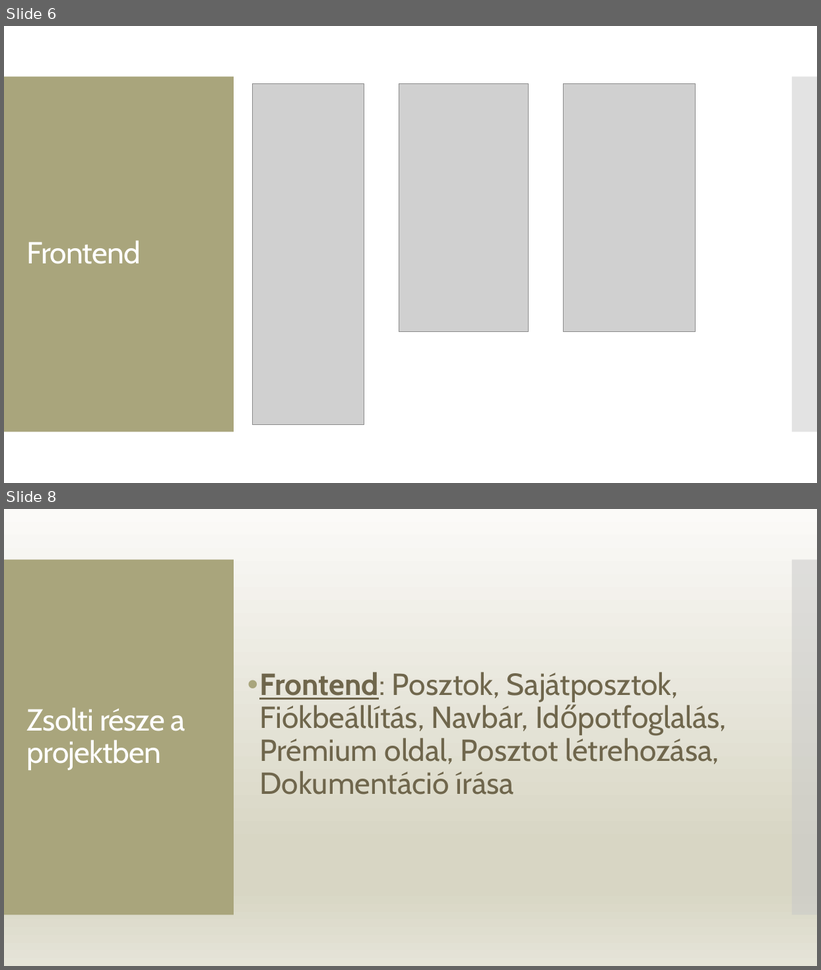
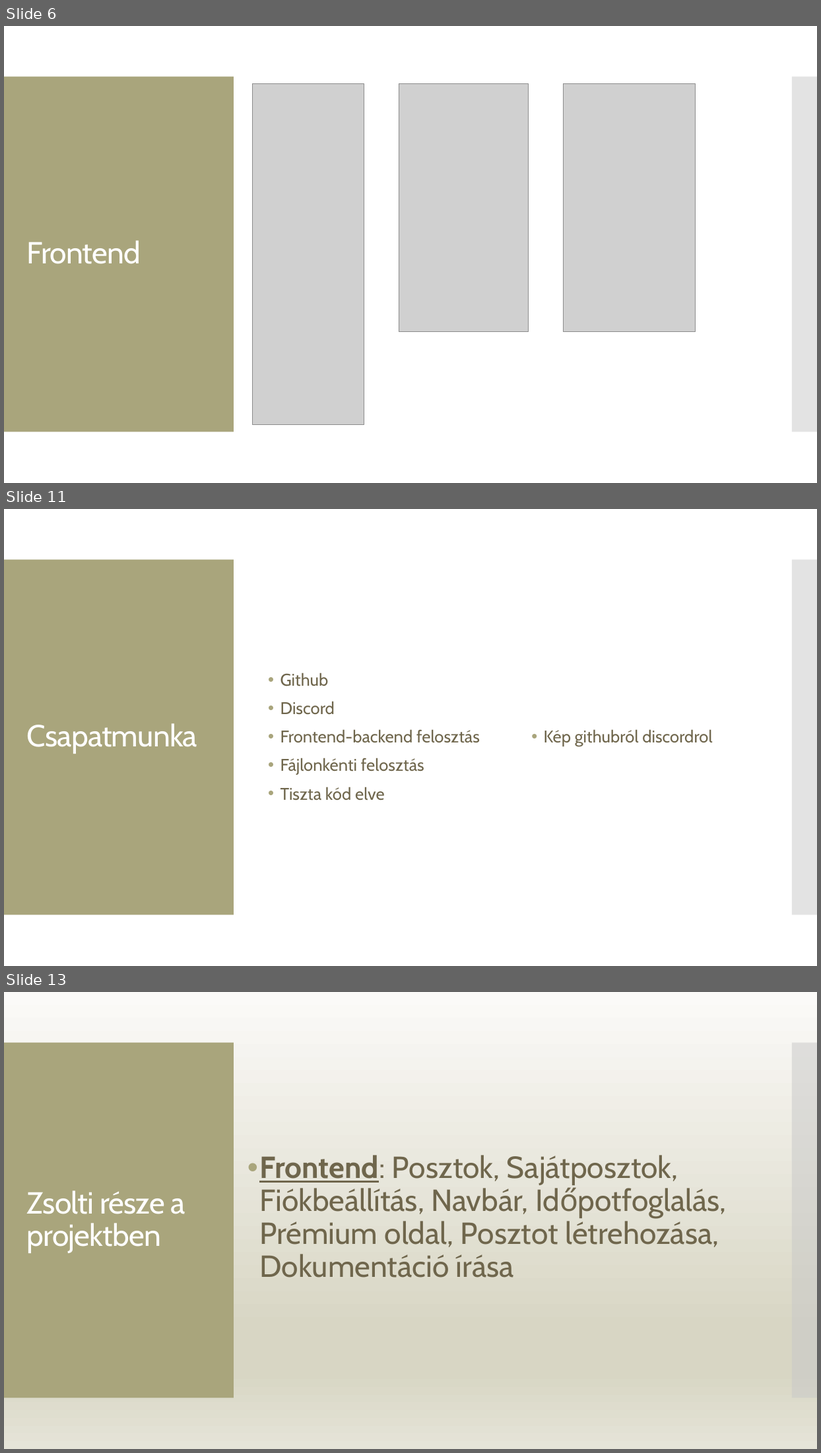
Before and after one commit to ramhap00/ramhapgergo, a slide deck: prezentáció.pptx. Shown one above the other, each under a label of ours: slides 6 and 8 before the commit, slides 6, 11 and 13 after it; the slides between them are not shown. The pictures are 821x970 and 821x1453 pixels, drawn with LibreOffice and Linux fonts; fonts in the diff are those of the drawing; grey boxes stand for pictures. Boxes give left, top, right and bottom in pixels: in the first picture for what was removed or moved away, otherwise in the second. Text is boxed around its words. In the diff, an @@ line names an element or a change of style, - is before the commit and + after.

```diff
--- a/prezentáció.pptx
+++ b/prezentáció.pptx
@@ slide 11 added at (x1=4, y1=509, x2=817, y2=966), background #FFFFFF; not listed: 2 template elements that a slide beside it also shows @@
@@ text added at (x1=281, y1=673, x2=480, y2=801), 20 pt, text #6F664C @@
+• Github
+• Discord
+• Frontend-backend felosztás
+• Fájlonkénti felosztás
+• Tiszta kód elve
@@ title added at (x1=27, y1=723, x2=197, y2=754), 36 pt, text #FFFFFF @@
+Csapatmunka
@@ text added at (x1=544, y1=729, x2=712, y2=747), 20 pt, text #6F664C @@
+• Kép githubról discordrol
@@ what was slide 8 is now slide 13 @@
```
Also in this commit, not shown: 5 other slides added, 1 slide removed, 2 other files.
